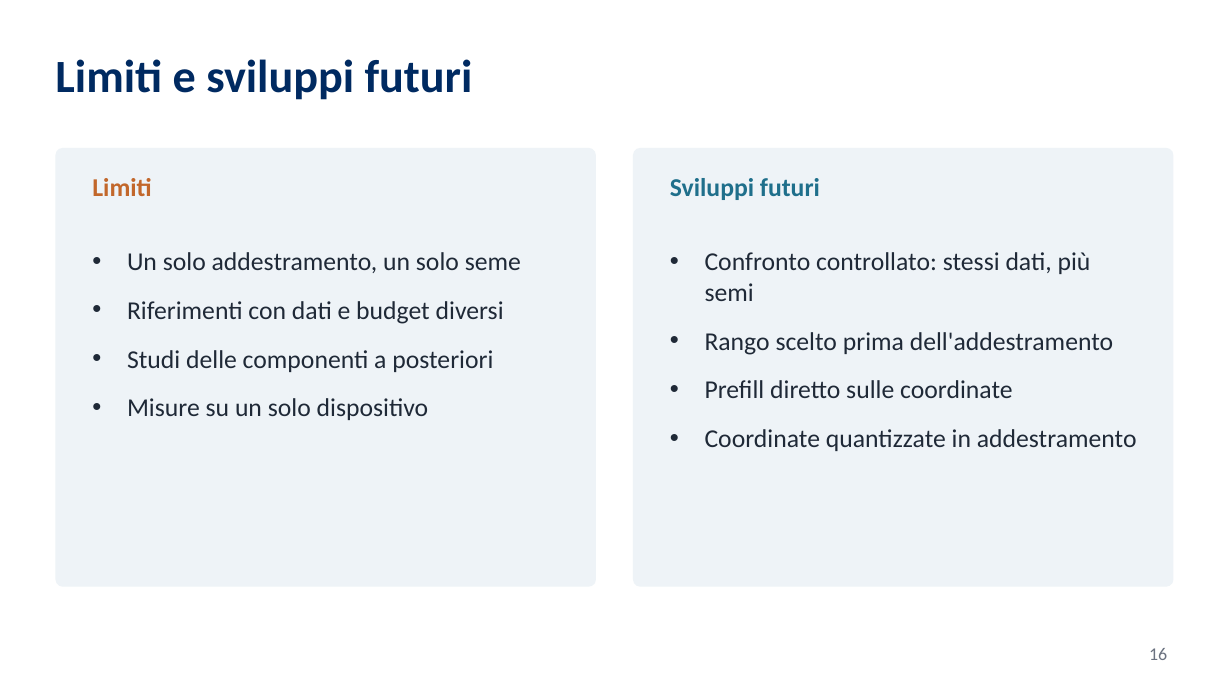
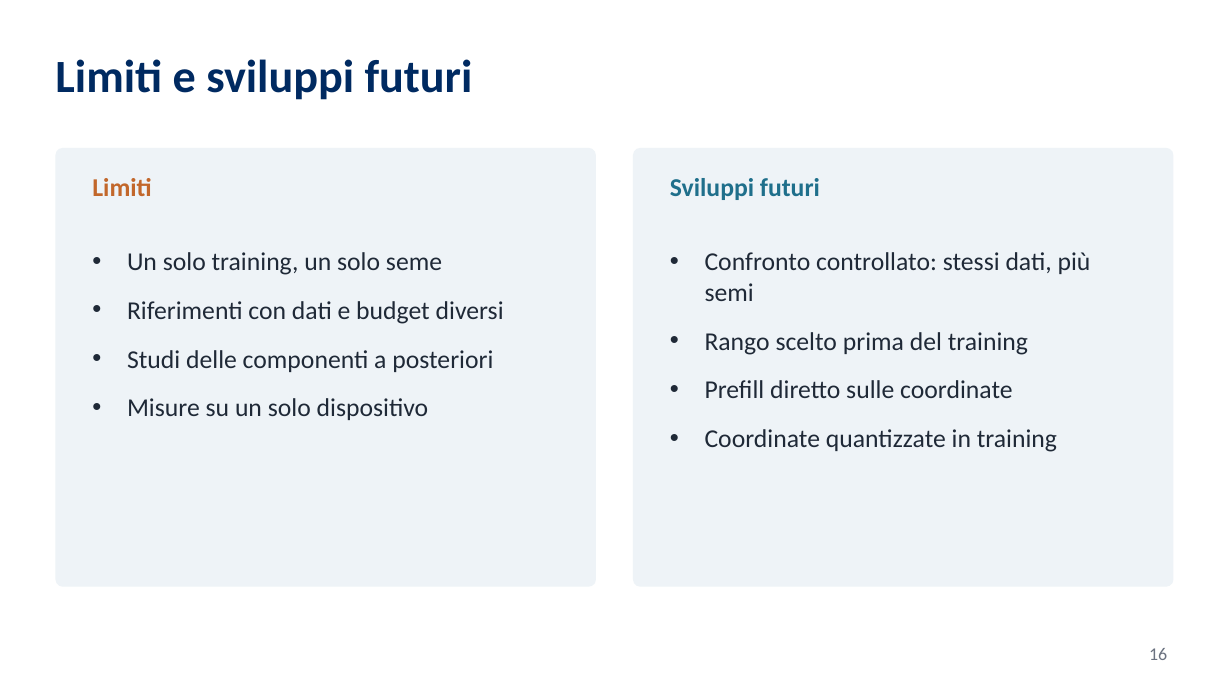
Before and after one commit to KatoteshiKuka/stera-rowmask23, a slide deck: slide 16 of presentazione/STERA_presentazione_laurea.pptx. Drawn at 1232x693 pixels with LibreOffice and Linux fonts; fonts in the diff are those of the drawing; background and template pictures are left out. Boxes give left, top, right and bottom in pixels: in the first picture for what was removed or moved away, otherwise in the second. Text is boxed around its words. In the diff, an @@ line names an element or a change of style, - is before the commit and + after.

```diff
--- a/presentazione/STERA_presentazione_laurea.pptx
+++ b/presentazione/STERA_presentazione_laurea.pptx
@@ text at (127,252,442,275): text changed @@
-• Un solo addestramento, un solo seme
+• Un solo training, un solo seme
@@ text at (705,332,1028,355): text changed @@
-• Rango scelto prima dell'addestramento
+• Rango scelto prima del training
@@ text at (705,429,1057,452): text changed @@
-• Coordinate quantizzate in addestramento
+• Coordinate quantizzate in training
```
Also in this commit, not shown: 9 other slides changed, 22 other files.
